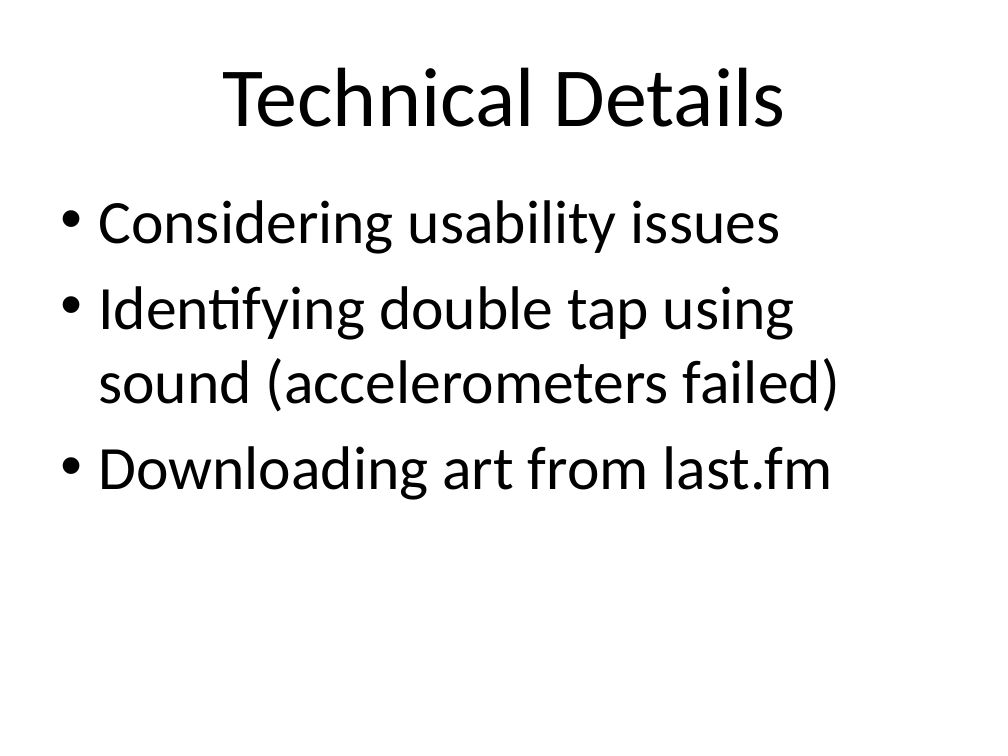
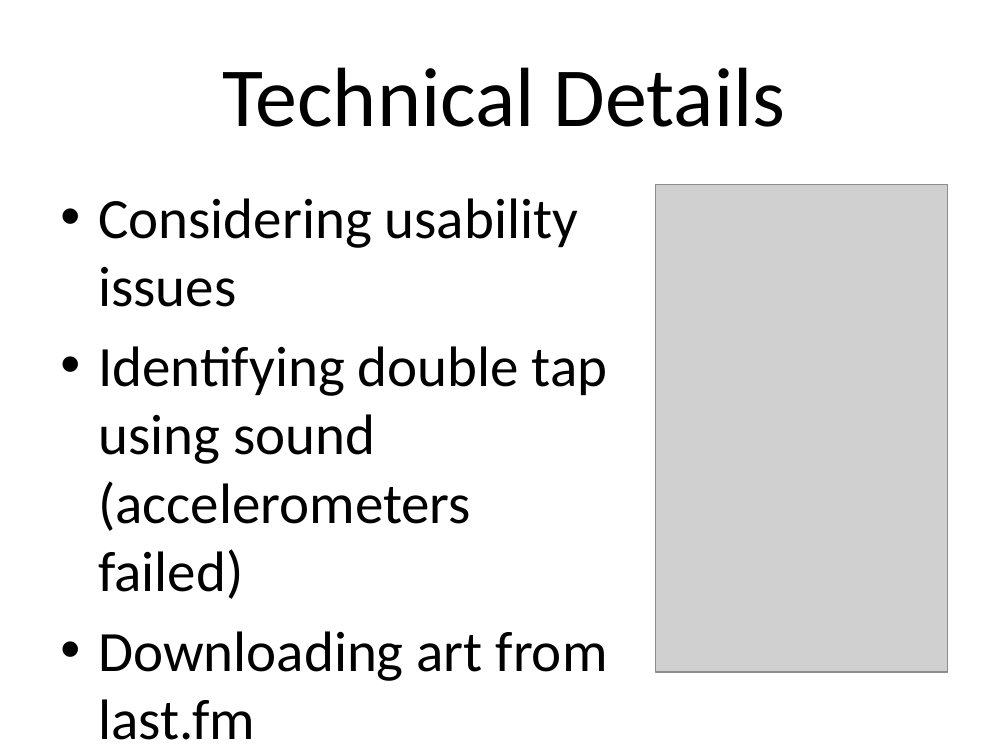
Before and after one commit to chibicorpse/kinoplayer, a slide deck: slide 6 of Docs/Presentation/Kino.pptx. Drawn at 1008x756 pixels with LibreOffice and Linux fonts; fonts in the diff are those of the drawing; grey boxes stand for pictures; background and template pictures are left out. Boxes give left, top, right and bottom in pixels: in the first picture for what was removed or moved away, otherwise in the second. Text is boxed around its words. In the diff, an @@ line names an element or a change of style, - is before the commit and + after.

```diff
--- a/Docs/Presentation/Kino.pptx
+++ b/Docs/Presentation/Kino.pptx
@@ text "Considering usability issues" at box(98, 198, 608, 740): size 44 to 40.7 pt @@
@@ picture added at box(655, 184, 948, 671) @@
```
Also in this commit, not shown: 5 other slides changed.
